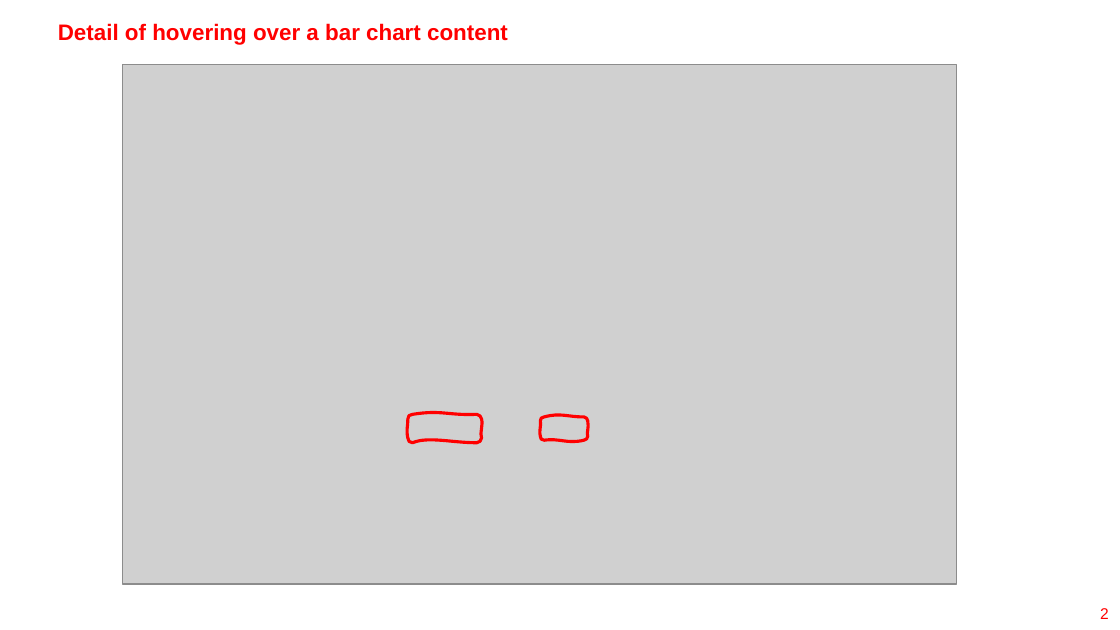
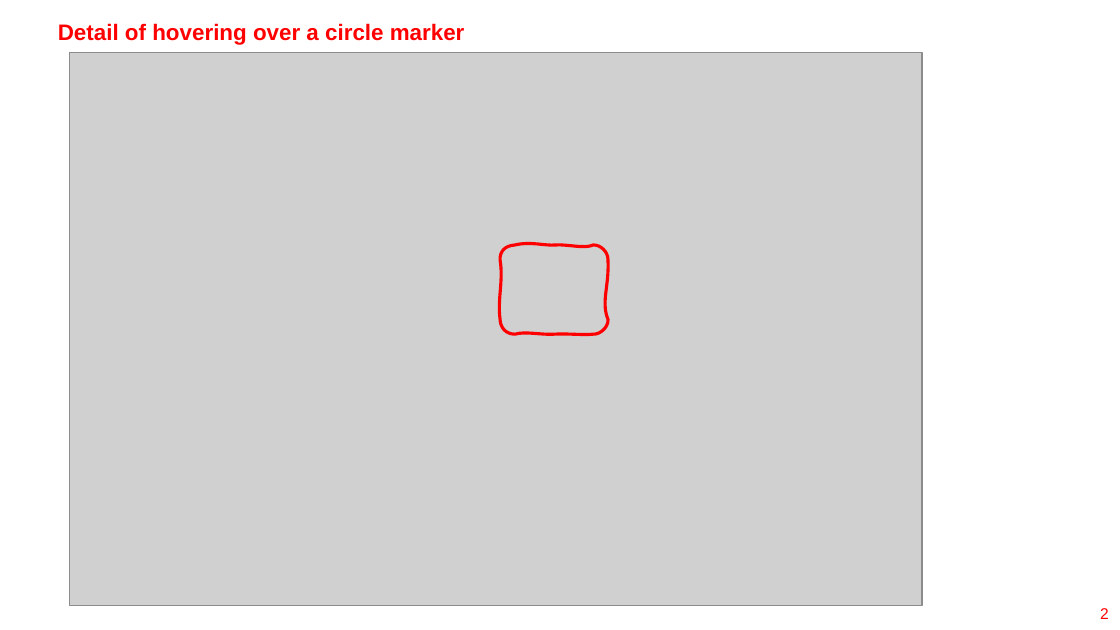
Before and after one commit to domaica/copia-MIA-course, a slide deck: slide 2 of Homework/16-D3/D3-Challenge-DOMAICA/README.pptx. Drawn at 1120x630 pixels with LibreOffice and Linux fonts; fonts in the diff are those of the drawing; grey boxes stand for pictures. Boxes give left, top, right and bottom in pixels: in the first picture for what was removed or moved away, otherwise in the second. Text is boxed around its words. In the diff, an @@ line names an element or a change of style, - is before the commit and + after.

```diff
--- a/Homework/16-D3/D3-Challenge-DOMAICA/README.pptx
+++ b/Homework/16-D3/D3-Challenge-DOMAICA/README.pptx
@@ title at (58,23,465,45): text changed @@
-Detail of hovering over a bar chart content
+Detail of hovering over a circle marker
@@ picture: place and size @@
-picture at (122,65,956,585)
+picture at (69,53,922,606)
@@ freeform shape: place and size @@
-freeform shape at (408,414,482,442)
+freeform shape at (501,245,608,335)
@@ freeform shape removed at (540,417,587,440) @@
```
Also in this commit, not shown: 3 other slides changed, 30 other files.
